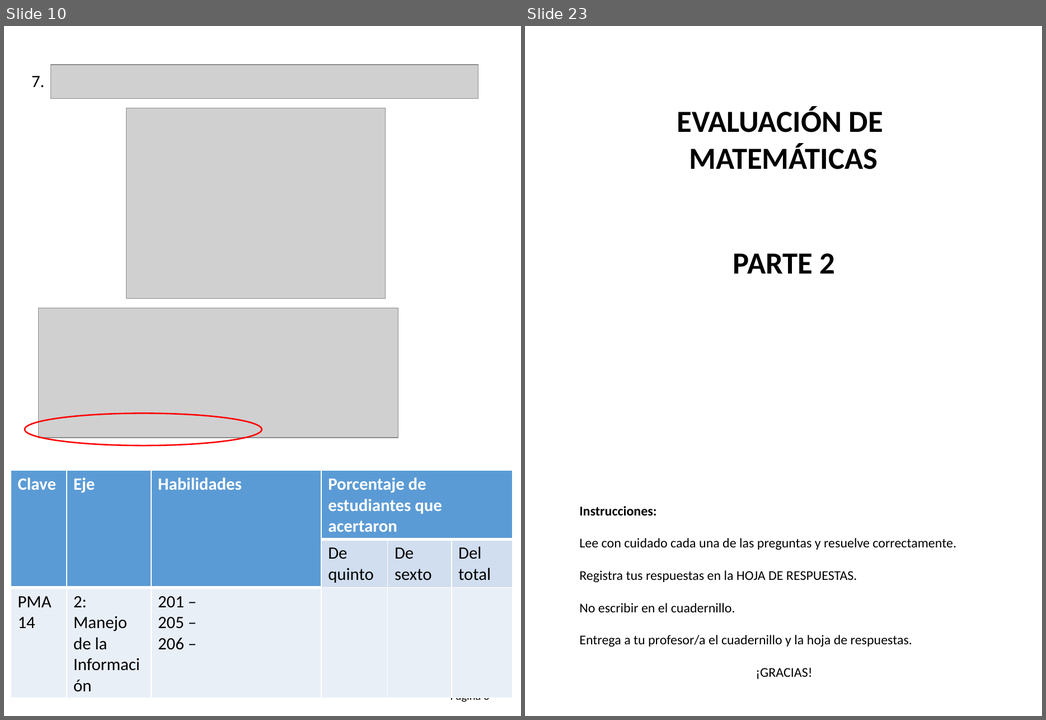
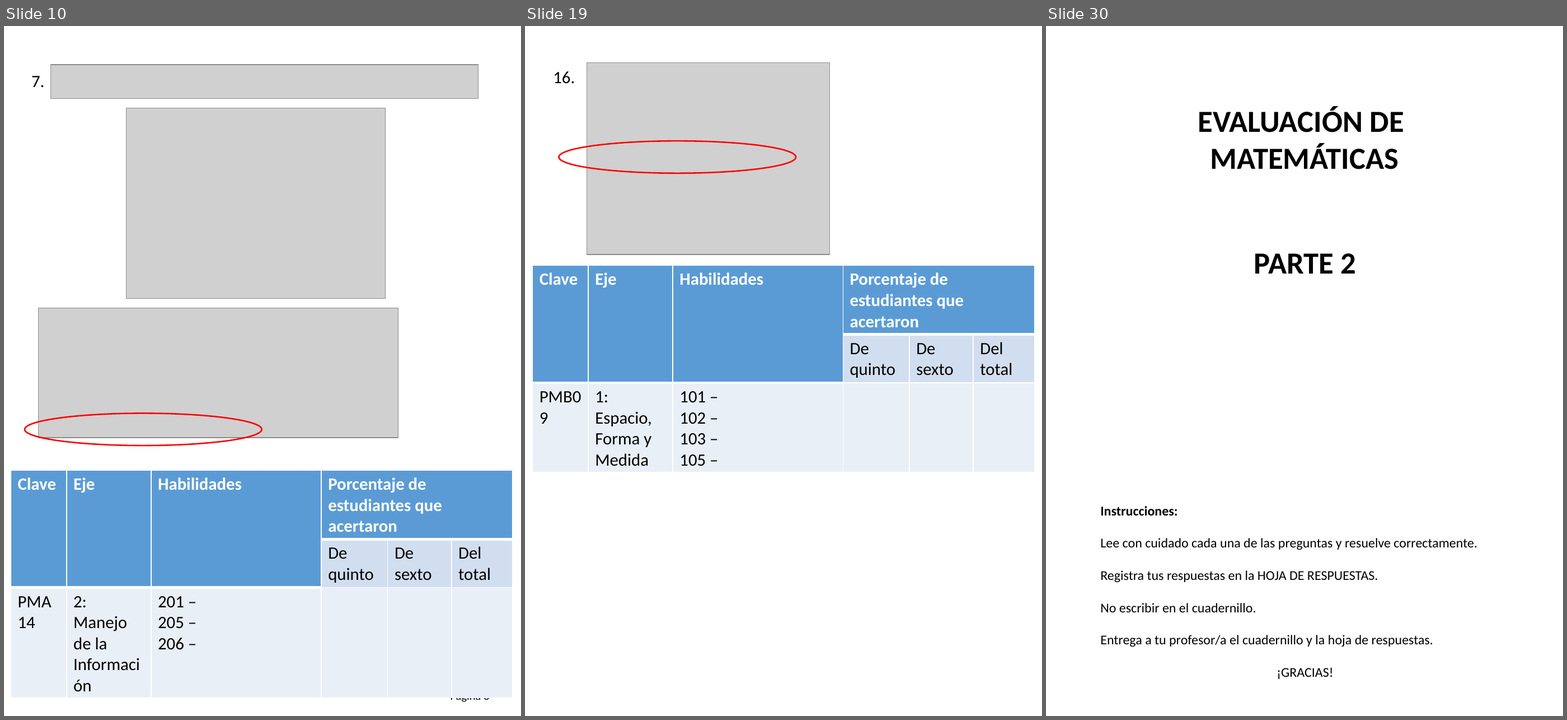
Before and after one commit to Adrifelcha/afchavez-019, a slide deck: Lancaster/Reporte_02_Q-Preliminar/Info_per_Item.pptx. Shown side by side, each under a label of ours: slides 10 and 23 before the commit, slides 10, 19 and 30 after it; the slides between them are not shown. The pictures are 1046x720 and 1567x720 pixels, drawn with LibreOffice and Linux fonts; fonts in the diff are those of the drawing; grey boxes stand for pictures. Boxes give left, top, right and bottom in pixels: in the first picture for what was removed or moved away, otherwise in the second. Text is boxed around its words. In the diff, an @@ line names an element or a change of style, - is before the commit and + after.

```diff
--- a/Lancaster/Reporte_02_Q-Preliminar/Info_per_Item.pptx
+++ b/Lancaster/Reporte_02_Q-Preliminar/Info_per_Item.pptx
@@ slide 19 added at (525, 26, 1042, 716), background #FFFFFF @@
@@ text added at (553, 71, 575, 84), 18 pt, text #000000 @@
+16.
@@ picture added at (587, 62, 830, 254) @@
@@ ellipse added at (559, 141, 796, 174), outline #FF0000 1.5 pt @@
@@ table added at (533, 266, 1036, 468), 3 rows, 6 columns @@
+Clave | Eje | Habilidades | Porcentaje de estudiantes que acertaron |  | 
+ |  |  | De quinto | De sexto | Del total
+PMB09 | 1: / Espacio, Forma y Medida | 101 – / 102 – / 103 – / 105 – |  |  | 
@@ what was slide 23 is now slide 30 @@
```
Also in this commit, not shown: 22 slides changed, 22 other slides added, 2 slides removed, 1 other file.
